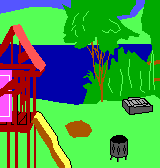
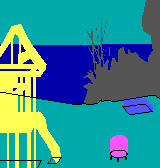
Layers edited between the first and the second (160, 168) image:
renamed "room1.svg" to "color", hid it, painted on it over [0, 0, 160, 168]
added layer "depth" over [0, 0, 160, 168]
